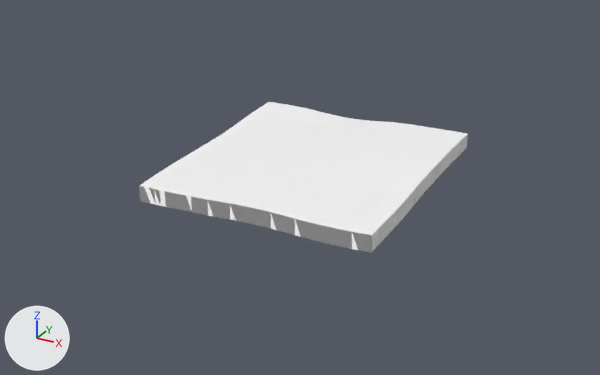
An edit to the glTF model public/tiles/1/-6_0.glb, drawn before and after from the same camera.
Before and after are seen from a 50 mm lens placed at (-2048.0, -1702.0, 617.0), pointed at (-2883.0, -183.0, -143.0). Lighting does not change. The marker at lower left points along +X, +Y and +Z. The picture after the commit comes second. Where no turn or scale is listed for an object, it has been applied to the vertices.

Objects in the first picture: 't1_-6_0'.
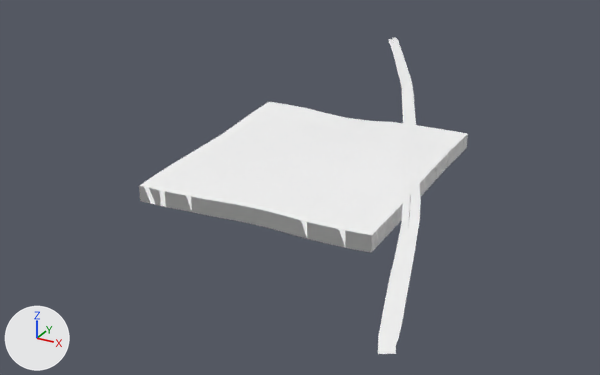
Where the newer file only moved an object's origin or applied its transform, the numbers keep the older frame.

Edits to the scene script, one JSON object a line:
```json
{"op": "add", "block": "mat_far_road", "code": ["mat_far_road = principled_material('far_road')", "mat_far_road.base_color = (1.0, 1.0, 1.0)  # white #ffffff", "mat_far_road.metallic = 1.0", "mat_far_road.roughness = 1.0"]}
{"block": "me_t1__6_0", "where": "# used by ob_t1__6_0; location = (-2816.0, -256.0, -50.0)"}
{"op": "remove", "block": "me_t1__6_0", "code": "me_t1__6_0.from_pydata(...)  # 1841 vertices, 3520 faces; spans x -256.0..256.0, y -256.0..256.0, z -36.0..36.0"}
{"op": "add", "block": "me_t1__6_0", "code": "me_t1__6_0.from_pydata(...)  # 3147 vertices, 4820 faces; spans x -256.0..430.0, y -575.0..986.0, z -36.0..43.0"}
{"block": "me_t1__6_0", "change": "me_t1__6_0 part 1: a new loose piece of 438 vertices spanning x -230.0..423.0, y -558.0..985.0, z 13.0..43.0, in mat_far_road (white #ffffff)"}
{"block": "me_t1__6_0", "change": "me_t1__6_0 part 2: a new loose piece of 434 vertices spanning x -233.0..430.0, y -570.0..986.0, z 13.0..43.0, in mat_far_road (white #ffffff)"}
{"block": "me_t1__6_0", "change": "me_t1__6_0 part 3: a new loose piece of 434 vertices spanning x -235.0..420.0, y -575.0..962.0, z 13.0..42.0, in mat_far_road (white #ffffff)"}
{"block": "me_t1__6_0", "change": "me_t1__6_0 part 4"}
{"block": "me_t1__6_0", "change": "46 faces are deleted"}
{"block": "me_t1__6_0", "change": "46 new faces join them, mat_far_terrain (white #ffffff)"}
{"op": "add", "block": "me_t1__6_0", "code": "me_t1__6_0.materials.append(mat_far_road)  # white #ffffff"}
```

Boxes [x1, y1, x2, y2] around the edits, measured in the pictures (600 x 375 px; the box of a moved part takes in the faces that stretch with it):
```json
{"object": "t1_-6_0", "change": "reshaped", "before": [139, 102, 468, 253], "after": [139, 38, 468, 354], "on screen": "109% taller"}
{"part": 1, "of": "me_t1__6_0", "change": "added", "after": [389, 39, 421, 349]}
{"part": 2, "of": "me_t1__6_0", "change": "added", "after": [386, 38, 418, 354]}
{"part": 3, "of": "me_t1__6_0", "change": "added", "after": [378, 39, 410, 354]}
{"part": 4, "of": "me_t1__6_0", "change": "moved or reshaped", "before": [154, 138, 464, 253], "after": [154, 138, 464, 253]}
```
